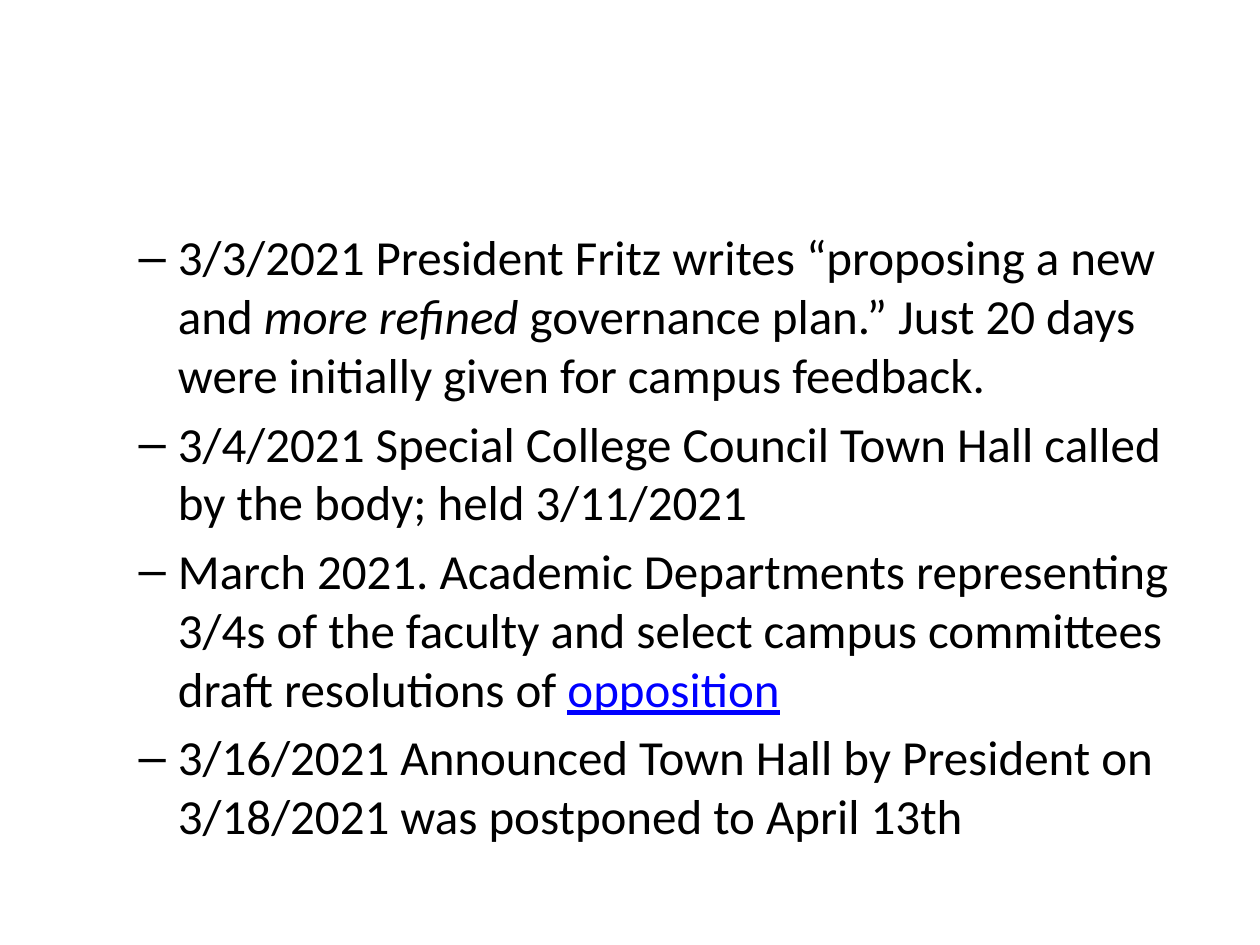
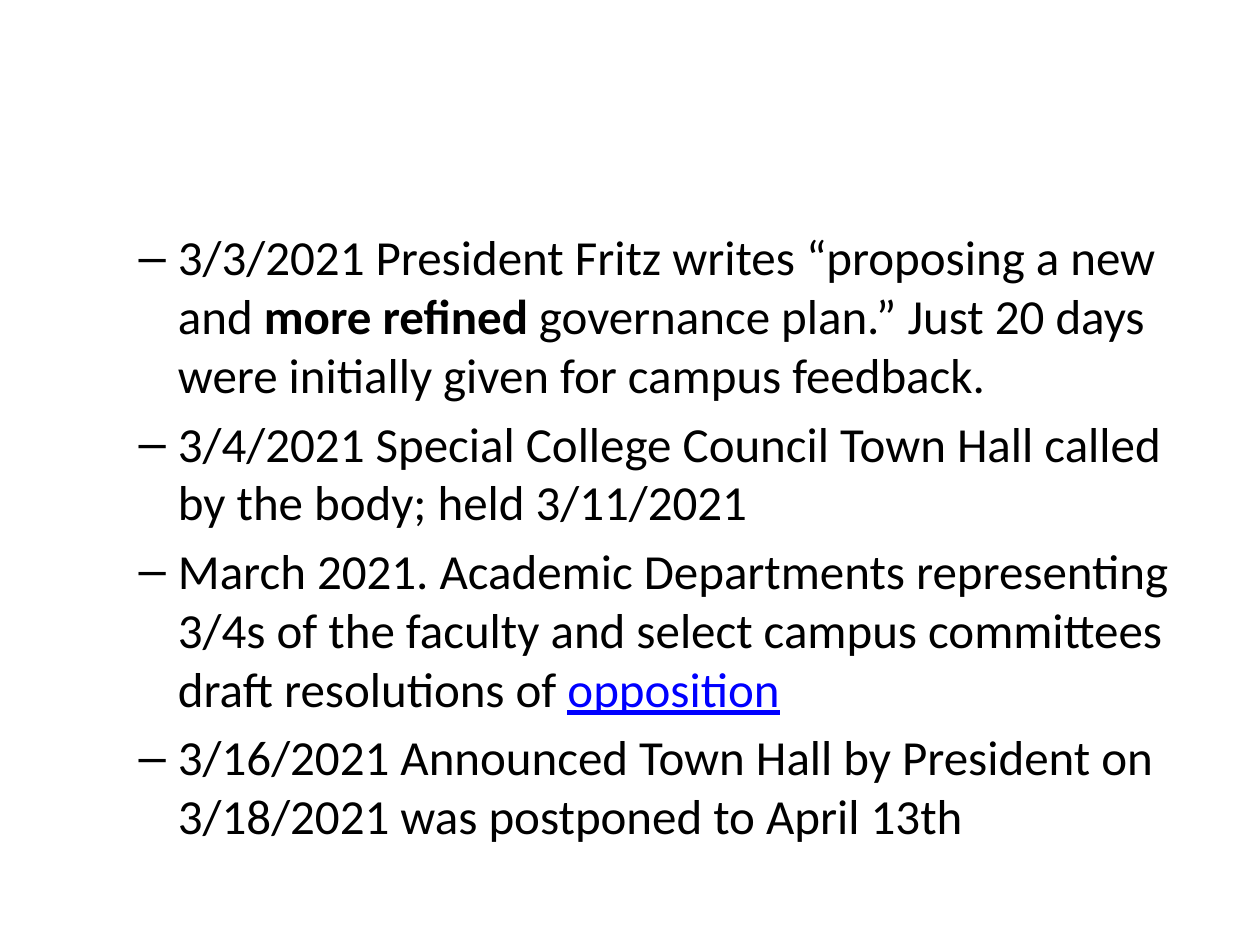
Before and after one commit to CSICollegeGovernance/CSICollegeGovernance.github.io, a slide deck: slide 9 of GovernanceCrisis/presentation.pptx. Drawn at 1260x945 pixels with LibreOffice and Linux fonts; fonts in the diff are those of the drawing. Boxes give left, top, right and bottom in pixels: in the first picture for what was removed or moved away, otherwise in the second. Text is boxed around its words. In the diff, an @@ line names an element or a change of style, - is before the commit and + after.

```diff
--- a/GovernanceCrisis/presentation.pptx
+++ b/GovernanceCrisis/presentation.pptx
@@ text at box(178, 240, 1155, 402): bold on, italic off in "more refined" @@
```
Also in this commit, not shown: 4 other slides changed.
